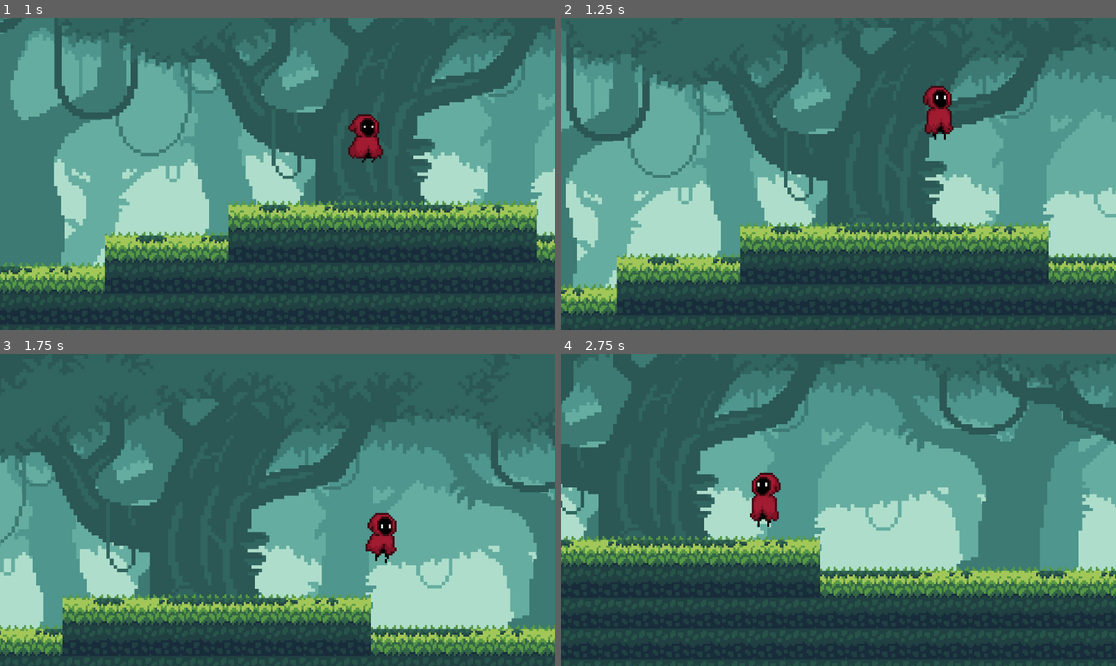
Above: before the commit, frames 1-4 (two rows, left to right).
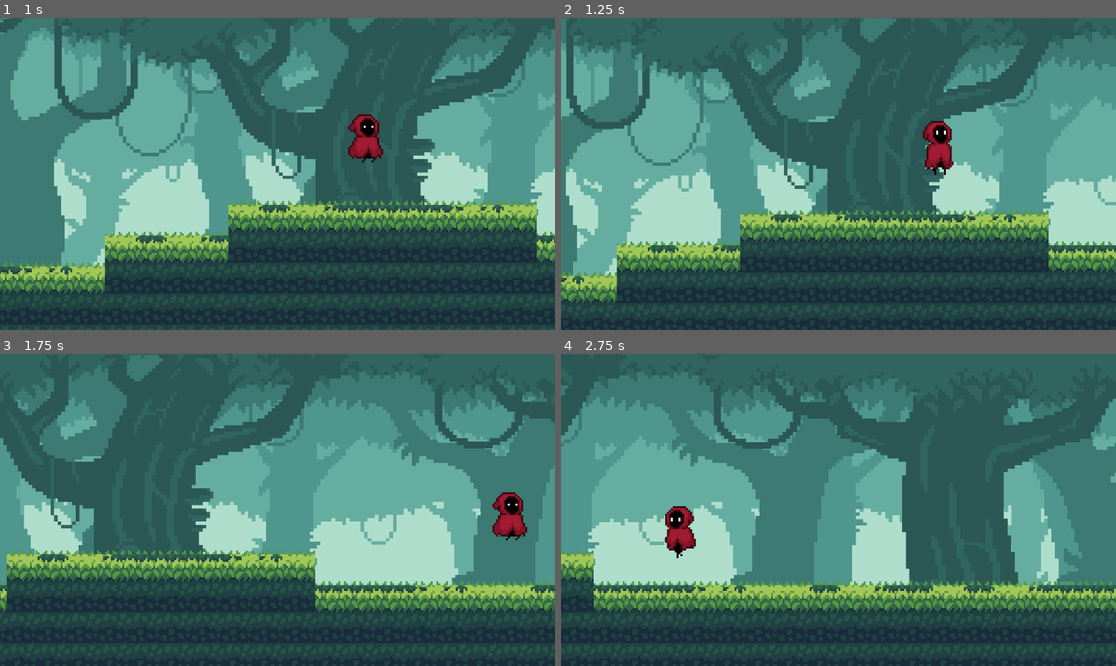
Above: after the commit, the same moments.

Repository: aqe6cc/fall-2024-overgreen
Game: Godot game, scene res://Levels/test_level.tscn
Two runs of this game, one before a commit and one after it. Both use one fixed random seed, a clock stepped at 60 frames per second and the inputs below.
Inputs:
- Up to frame 1 (1 s): hold D (right) from 0.53 s (still down); tap O (dash, bound only after the commit) at 0.6 s; tap Space (jump) at 0.77, 0.8 s
- Up to frame 2 (1.25 s): keep holding D (right); tap Space (jump) at 1.07 s
- Up to frame 3 (1.75 s): keep holding D (right); tap Space (jump) at 1.35, 1.52 s; tap O (dash, bound only after the commit) at 1.55 s
- Up to frame 4 (2.75 s): tap Space (jump) at 1.82, 2.3 s; release D (right) at 2.03 s; hold A (left) from 2.03 s (still down); tap O (dash, bound only after the commit) at 2.1 s

Frame 1 is identical in both runs. In frame 2, 27% of the frame differs, in the area x 0-100%, y 0-99%; in frame 3, 52%; in frame 4, 64%, in the area x 0-100%, y 0-100%.

Commit message:
added dash, added signaling between nodes, various clean up

Diff:
--- a/Characters/player/player.gd
+++ b/Characters/player/player.gd
@@ -1,21 +1,38 @@
 extends CharacterBody2D
+
+class_name Player
 
 @export var speed: float = 125.0
 @export var jump_velocity: float = -150.0
-@export var double_jump_velocity: float = -150.0
+@export var dash_speed: float = 200;
+@export var dash_time: float = 0.25;
+@export var dash_num_charges: float = 2.0;
 
-@onready var animated_sprite: AnimatedSprite2D = $AnimatedSprite2D
+# Remove @onready and initialize the variables in _ready()
+var animation_handler: SpriteAnimation
+var dash_handler: PlayerDash
+var basic_movement_handler: PlayerBasicMovement
 
-@onready var dash_handler: PlayerDash = PlayerDash.new(self)
-@onready var basic_movement_handler: PlayerBasicMovement = PlayerBasicMovement.new(self)
-@onready var animation_handler: SpriteAnimation = SpriteAnimation.new(animated_sprite)
+func _ready():
+	animation_handler = SpriteAnimation.new($AnimatedSprite2D)
+	dash_handler = PlayerDash.new()
+	dash_handler.name = "PlayerDash"
+	dash_handler.set_constants(dash_speed, dash_time, dash_num_charges)
+	basic_movement_handler = PlayerBasicMovement.new()
+	basic_movement_handler.name = "PlayerBasicMovement"
+	# add to scene tree
+	add_child(dash_handler)
+	add_child(basic_movement_handler)
+
 
 var direction: Vector2 = Vector2.ZERO
 
 func _physics_process(delta):
 	basic_movement_handler.tick(delta)
+	dash_handler.tick()
+
+func _process(_delta):
 	animation_handler.tick(direction)
-
 
 func land():
 	animation_handler.set_state("jump_end")
--- a/Characters/player/player.tscn
+++ b/Characters/player/player.tscn
@@ -161,7 +161,7 @@
 [node name="AnimatedSprite2D" type="AnimatedSprite2D" parent="."]
 position = Vector2(-15, -17)
 sprite_frames = SubResource("SpriteFrames_sk2h2")
-animation = &"idle"
+animation = &"jump_start"
 autoplay = "idle"
 centered = false
 
--- a/Characters/player/player_basic_movement.gd
+++ b/Characters/player/player_basic_movement.gd
@@ -2,40 +2,42 @@
 
 class_name PlayerBasicMovement
 
-var player: CharacterBody2D
+signal lock_movement(lock)
+
+var player: Player
+var lock: bool
 
 # get the gravity from the project settings to be synced with RigidBody nodes
 var gravity: float = ProjectSettings.get_setting("physics/2d/default_gravity")
 
 var velocity: Vector2
 var was_in_air: bool = false
-var has_double_jumped: bool = false
 
-
-func _init(player_node):
-	player = player_node
-
+func _ready():
+	player = get_parent()
+	var dash_node = player.get_node("PlayerDash")
+	dash_node.connect("lock_movement", Callable(self, "_on_lock_signal"))
 func tick(delta):
-	# Add the gravity.
+	if player == null:
+		return
+	if lock:
+		player.move_and_slide()
+		return
+	# add gravity
 	if not player.is_on_floor():
 		player.velocity.y += gravity * delta
 		was_in_air = true
-	else:
-		has_double_jumped = false
-		if was_in_air == true:
-			player.land()
+	elif was_in_air:
+		# todo: change to signal method
+		player.land()
 		was_in_air = false
-	# Handle jump.
+	# handle jump
 	if Input.is_action_just_pressed("jump"):
 		if player.is_on_floor():
-			# Normal jump from floor
+			# normal jump from floor
 			jump()
-		elif not has_double_jumped:
-			# Double jump in air
-			player.velocity.y = player.double_jump_velocity
-			has_double_jumped = true
-	# Get the input direction and handle the movement/deceleration.
-	# As good practice, you should replace UI actions with custom gameplay actions.
+	# get the input direction and handle the movement/deceleration
+	# as good practice, you should replace UI actions with custom gameplay actions
 	player.direction = Input.get_vector("left", "right", "up", "down")
 	player.velocity.x = move_toward(player.velocity.x, 0, player.speed)
 	player.velocity.x = player.direction.x * player.speed
@@ -43,4 +45,7 @@
 
 func jump():
 	player.velocity.y = player.jump_velocity
-	player.animated_sprite.play("jump_start")
+	player.animation_handler.set_state("jump_start")
+
+func _on_lock_signal(locked):
+	lock = locked
--- a/Characters/player/player_dash.gd
+++ b/Characters/player/player_dash.gd
@@ -2,19 +2,62 @@
 
 class_name PlayerDash
 
-var player: CharacterBody2D
+signal lock_movement(lock)
 
-func _init(player_node):
-	player = player_node
+var player: Player
+var anim: SpriteAnimation
+
+# fullness of dash bars
+var dash_charges: float
+var dash_default_num_charges: float
+var dashing = false
+
+var dash_speed: float
+var dash_time: float
+
+func _ready():
+	player = get_parent()
+
+func set_constants(dash_speed_in, dash_time_in, dashes_in):
+	dash_speed = dash_speed_in
+	dash_time = dash_time_in
+	dash_default_num_charges = dashes_in
+	dash_charges = dashes_in
 
 # returns if player can dash
-func get_dash():
-	pass
+func _get_dash():
+	return dash_charges >= 1.0
+
+# dash tick
+func tick():
+	if Input.is_action_just_pressed("dash"):
+		# currently not implemented: dash hold for long dash
+		if _get_dash():
+			dash()
+
+	if player.is_on_floor():
+		dash_charges = dash_default_num_charges
+
 
 # dash logic
 func dash():
-	pass
+	dash_charges -= 1
+	# lock movement
+	emit_signal("lock_movement", true)
+	# dash
+	var direction = Input.get_vector("left", "right", "up", "down")
+	player.velocity.x = 0
+	player.velocity.y = 0
+	player.velocity = direction * dash_speed
+	dashing = true
+	var elapsed_time = 0.0
+	while elapsed_time < dash_time and not player.is_on_floor():
+		await get_tree().process_frame
+		elapsed_time += get_process_delta_time()
+	dashing = false
+	emit_signal("lock_movement", false)
+
 
 # returns if character is dashing
 func is_dashing():
-	pass
+	return dashing
--- a/Levels/test_level.tscn
+++ b/Levels/test_level.tscn
@@ -1150,6 +1150,8 @@
 
 [node name="Player" parent="." instance=ExtResource("3_u06ib")]
 position = Vector2(79, 99)
+dash_speed = 700.0
+dash_time = 1.0
 
 [node name="RemoteTransform2D" type="RemoteTransform2D" parent="Player"]
 remote_path = NodePath("../../Camera2D")
--- a/project.godot
+++ b/project.godot
@@ -46,6 +46,11 @@
 "events": [Object(InputEventKey,"resource_local_to_scene":false,"resource_name":"","device":-1,"window_id":0,"alt_pressed":false,"shift_pressed":false,"ctrl_pressed":false,"meta_pressed":false,"pressed":false,"keycode":0,"physical_keycode":32,"key_label":0,"unicode":32,"echo":false,"script":null)
 ]
 }
+dash={
+"deadzone": 0.5,
+"events": [Object(InputEventKey,"resource_local_to_scene":false,"resource_name":"","device":-1,"window_id":0,"alt_pressed":false,"shift_pressed":false,"ctrl_pressed":false,"meta_pressed":false,"pressed":false,"keycode":0,"physical_keycode":79,"key_label":0,"unicode":111,"echo":false,"script":null)
+]
+}
 
 [physics]
 
@@ -54,4 +59,3 @@
 [rendering]
 
 textures/canvas_textures/default_texture_filter=0
-renderer/rendering_method="mobile"
Not shown, changed: .gitignore
